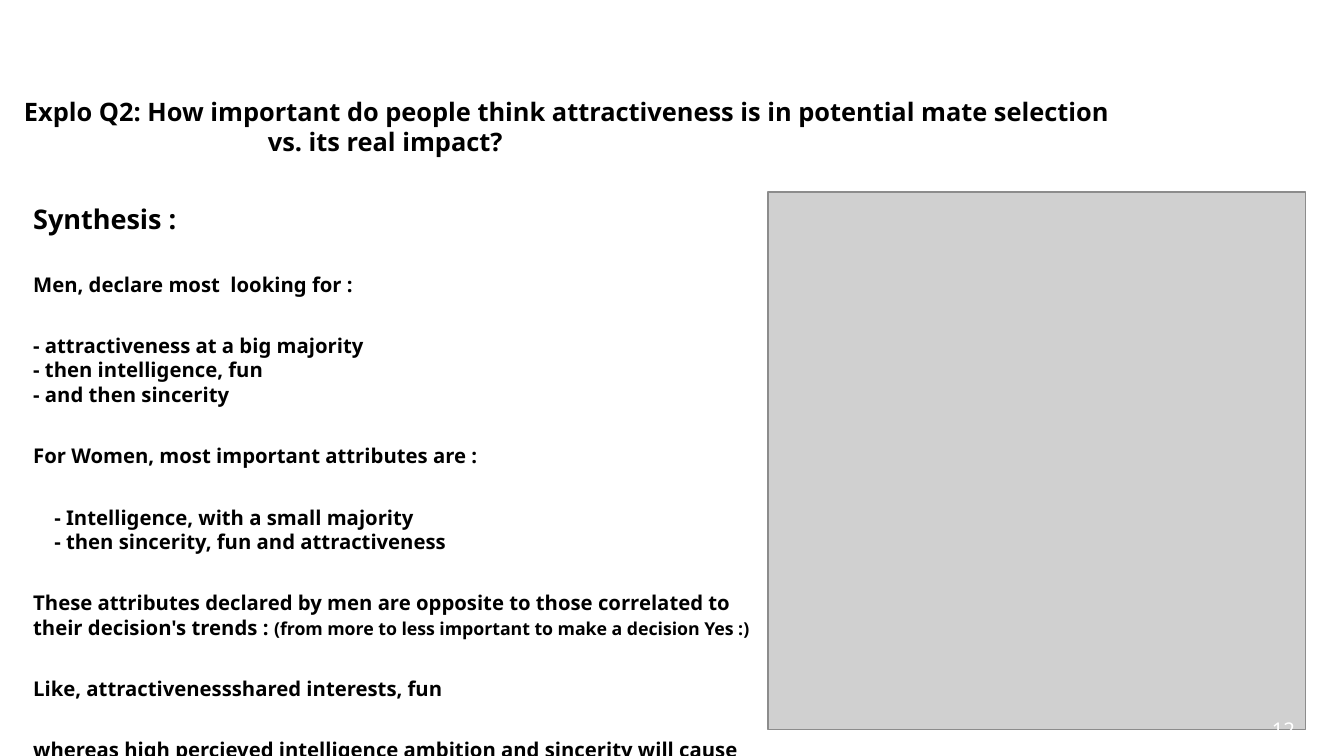
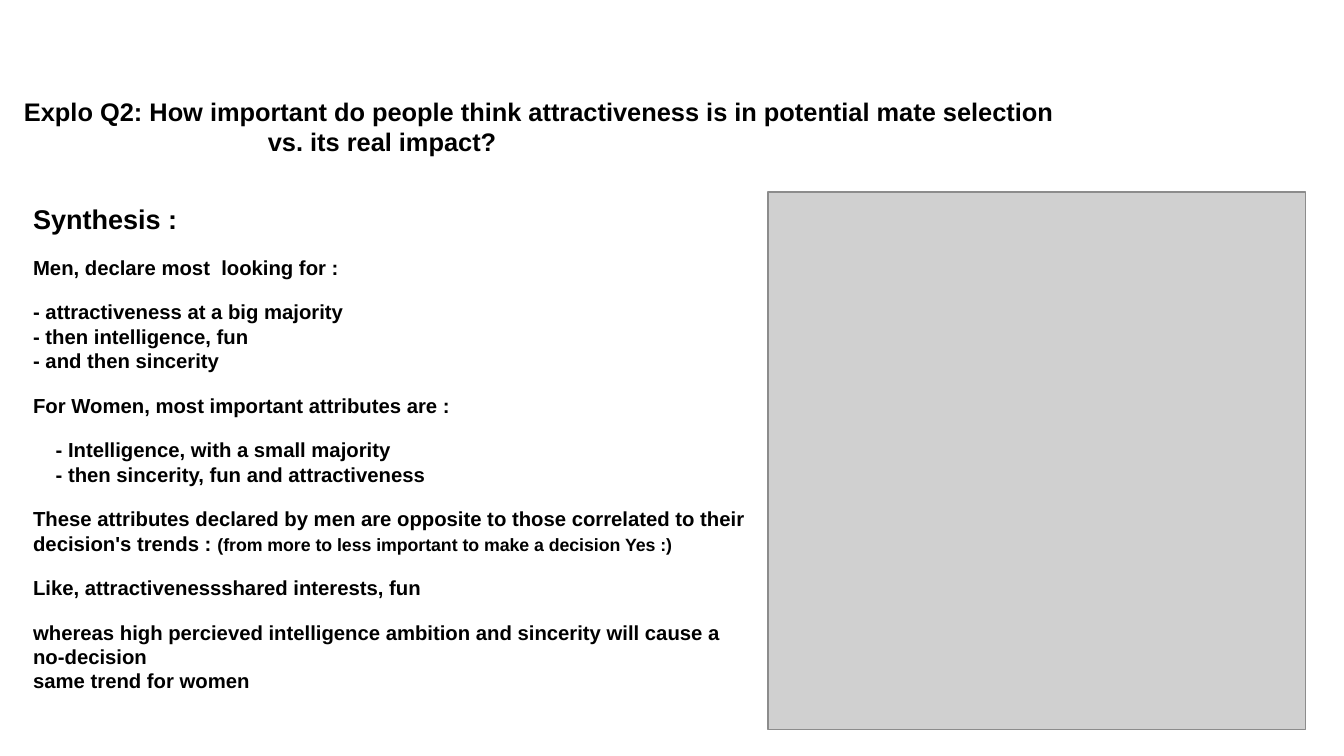
Before and after one commit to cyrilbraguy/Bl2_Tinder, a slide deck: slide 12 of doc/Braguy_CDSD_bl2_tinder.odp. Drawn at 1344x756 pixels with LibreOffice and Linux fonts; fonts in the diff are those of the drawing; grey boxes stand for pictures; background and template pictures are left out. Boxes give left, top, right and bottom in pixels: in the first picture for what was removed or moved away, otherwise in the second. Text is boxed around its words. In the diff, an @@ line names an element or a change of style, - is before the commit and + after.

```diff
--- a/doc/Braguy_CDSD_bl2_tinder.odp
+++ b/doc/Braguy_CDSD_bl2_tinder.odp
@@ text "Synthesis :" at box(33, 209, 744, 689): font Noto Sans to Arial; less space between paragraphs @@
@@ font Noto Sans to Arial in 3 elements at box(484, 102, 849, 103), box(24, 102, 1053, 157), box(24, 705, 368, 756) @@
@@ page number: place and size @@
-page number at box(1272, 718, 1295, 730)
+page number at box(1278, 701, 1322, 755)
@@ page number at box(1278, 701, 1322, 755): size 12 to 18 pt, font Noto Sans to Arial @@
```
Also in this commit, not shown: 15 other slides changed, 2 other files.
